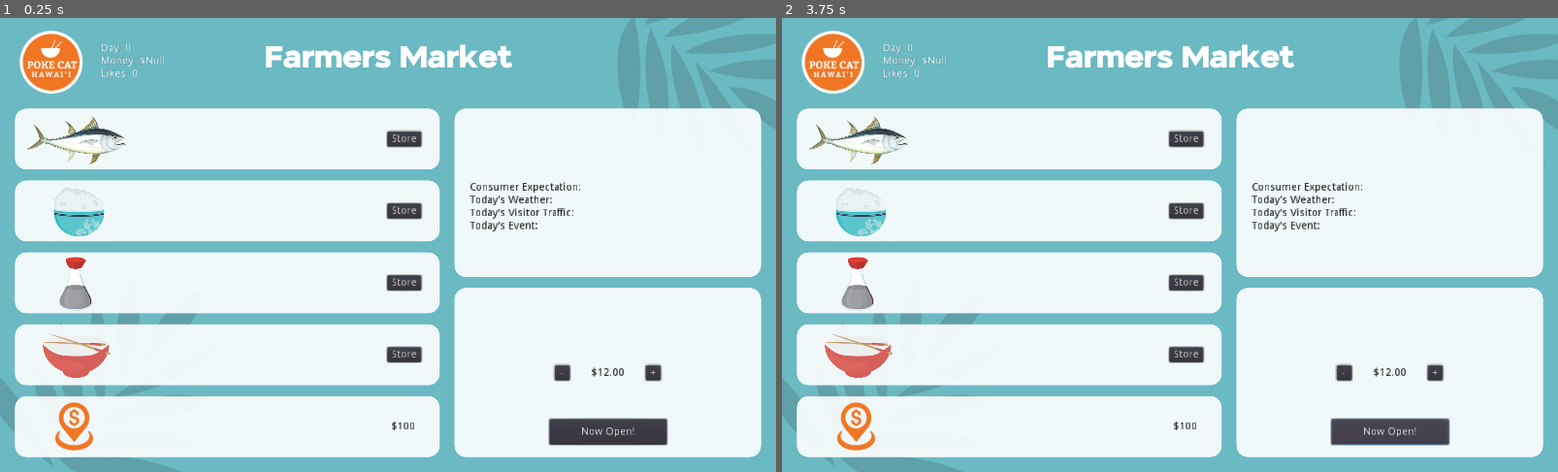
Above: before the commit, frames 1-2 (left to right).
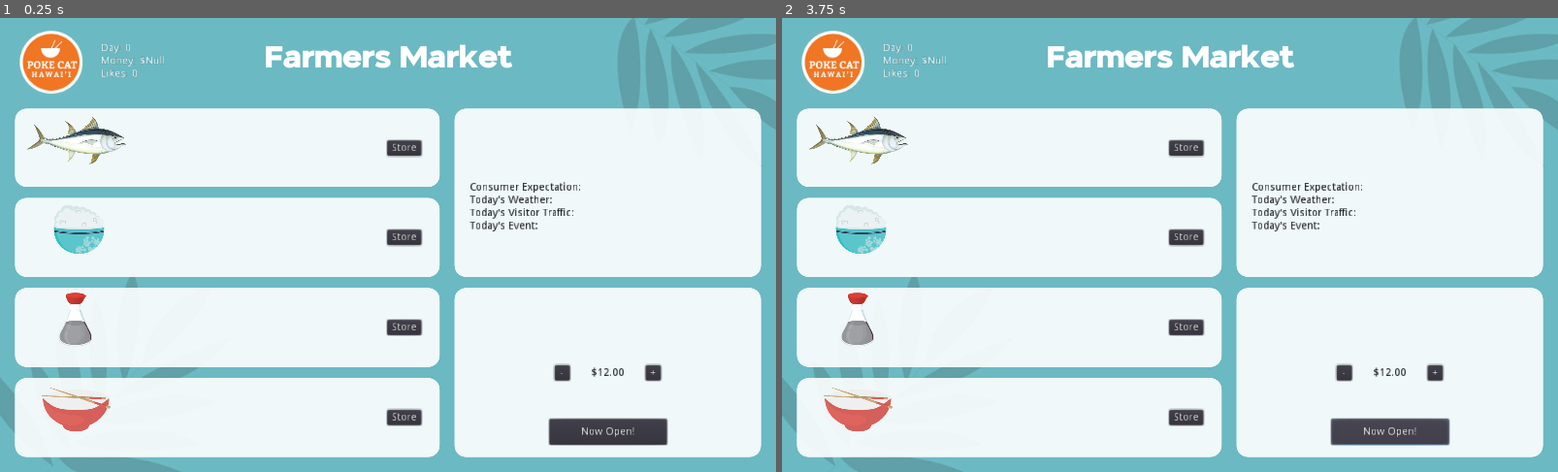
Above: after the commit, the same moments.

Repository: JesseTho/Pokitty
Game: Godot game, scene res://scenes/5_Inventory.tscn
The game is run twice, just before and just after one commit, with the same random seed, the same clock (stepped at 60 frames per second) and the same inputs. This scene is started directly instead of the project's main scene.
Inputs:
- Up to frame 1 (0.25 s): no input
- Up to frame 2 (3.75 s): click "Store" at 0.5 s; click "Store" at 1.25 s; click "Store" at 2 s; click "Store" at 2.75 s; click "Now Open!" at 3.5 s

The runs differ from the first frame. In frame 1, 12% of the frame differs, in the area x 1-57%, y 24-96%; in frame 2, 12%.
Error before the commit: Invalid call. Nonexistent function 'add_child' in base 'Nil'. (res://scripts/SceneManager.gd:23)
Error after the commit: Invalid get index 'Null' (on base: 'Array'). (res://scripts/5_Inventory.gd:11)

Commit message:
Inventory Info

Diff:
--- a/scenes/5_Inventory.tscn
+++ b/scenes/5_Inventory.tscn
@@ -42,7 +42,7 @@
 
 [node name="Ahi" type="Panel" parent="VBoxContainer"]
 margin_right = 560.0
-margin_bottom = 80.0
+margin_bottom = 103.0
 size_flags_horizontal = 3
 size_flags_vertical = 3
 custom_styles/panel = ExtResource( 10 )
@@ -88,9 +88,9 @@
 text = "5 lb."
 
 [node name="Rice" type="Panel" parent="VBoxContainer"]
-margin_top = 95.0
-margin_right = 560.0
-margin_bottom = 175.0
+margin_top = 118.0
+margin_right = 560.0
+margin_bottom = 222.0
 size_flags_horizontal = 3
 size_flags_vertical = 3
 custom_styles/panel = ExtResource( 10 )
@@ -136,9 +136,9 @@
 text = "5 lb."
 
 [node name="Seasoning" type="Panel" parent="VBoxContainer"]
-margin_top = 190.0
-margin_right = 560.0
-margin_bottom = 270.0
+margin_top = 237.0
+margin_right = 560.0
+margin_bottom = 341.0
 size_flags_horizontal = 3
 size_flags_vertical = 3
 custom_styles/panel = ExtResource( 10 )
@@ -184,9 +184,9 @@
 text = "5 lb."
 
 [node name="BowlsUtensils" type="Panel" parent="VBoxContainer"]
-margin_top = 285.0
-margin_right = 560.0
-margin_bottom = 365.0
+margin_top = 356.0
+margin_right = 560.0
+margin_bottom = 460.0
 size_flags_horizontal = 3
 size_flags_vertical = 3
 custom_styles/panel = ExtResource( 10 )
@@ -232,6 +232,7 @@
 text = "5 sets"
 
 [node name="Location" type="Panel" parent="VBoxContainer"]
+visible = false
 margin_top = 380.0
 margin_right = 560.0
 margin_bottom = 460.0
--- a/scripts/5_Inventory.gd
+++ b/scripts/5_Inventory.gd
@@ -8,6 +8,8 @@
 
 # Called when the node enters the scene tree for the first time.
 func _ready():
+	$VBoxContainer2/LocationStatus/LocationName.text = str(GameManager.locationName[GameManager.location])
+	$VBoxContainer2/LocationStatus/LocationInfo.text = "Consumer Expectation: " + "\n" + "Today's Weather: " + str(GameManager.weatherName[GameManager.weather]) + "\n" + "Today's Visitor Traffic: " + "\n" + "Today's Event: " + str(GameManager.eventName[GameManager.event])
 	pass # Replace with function body.
 
 func _bowlPrice(var amt):
@@ -21,3 +23,9 @@
 
 func loadPopup(var SceneName):
 		SceneManager.LoadDialog(SceneName)
+
+func _process(delta):
+	$VBoxContainer/Ahi/AhiAmount.text = str(GameManager.freshAhi + GameManager.frozenAhi) + " lbs"
+	$VBoxContainer/Seasoning/SeasoningAmount2.text = str(GameManager.seasoning)  + " lbs"
+	$VBoxContainer/Rice/RiceAmount.text = str(GameManager.rice)  + " lbs"
+	$VBoxContainer/BowlsUtensils/BowlsUtensilsAmount2.text = str(GameManager.utensils) + " sets"
